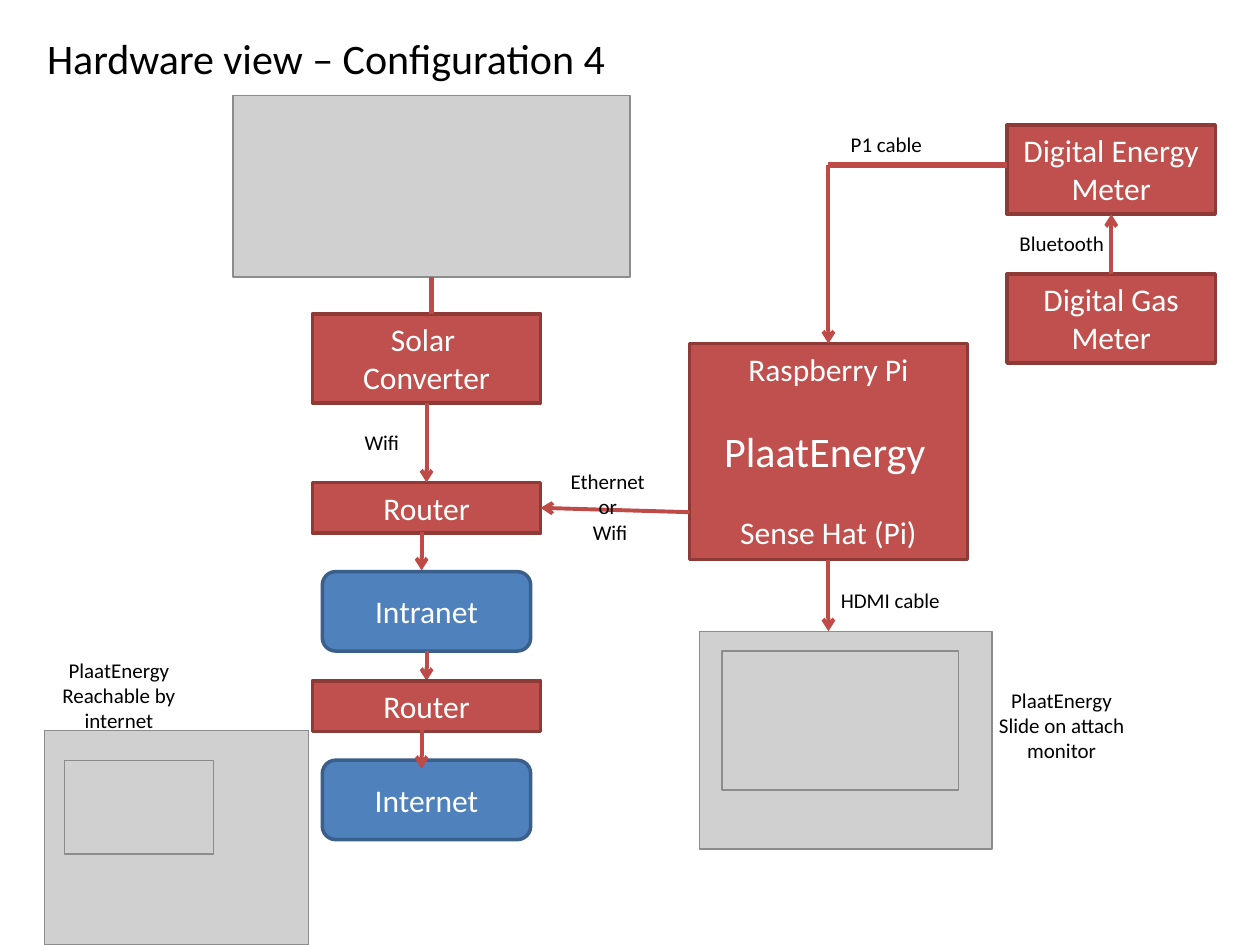
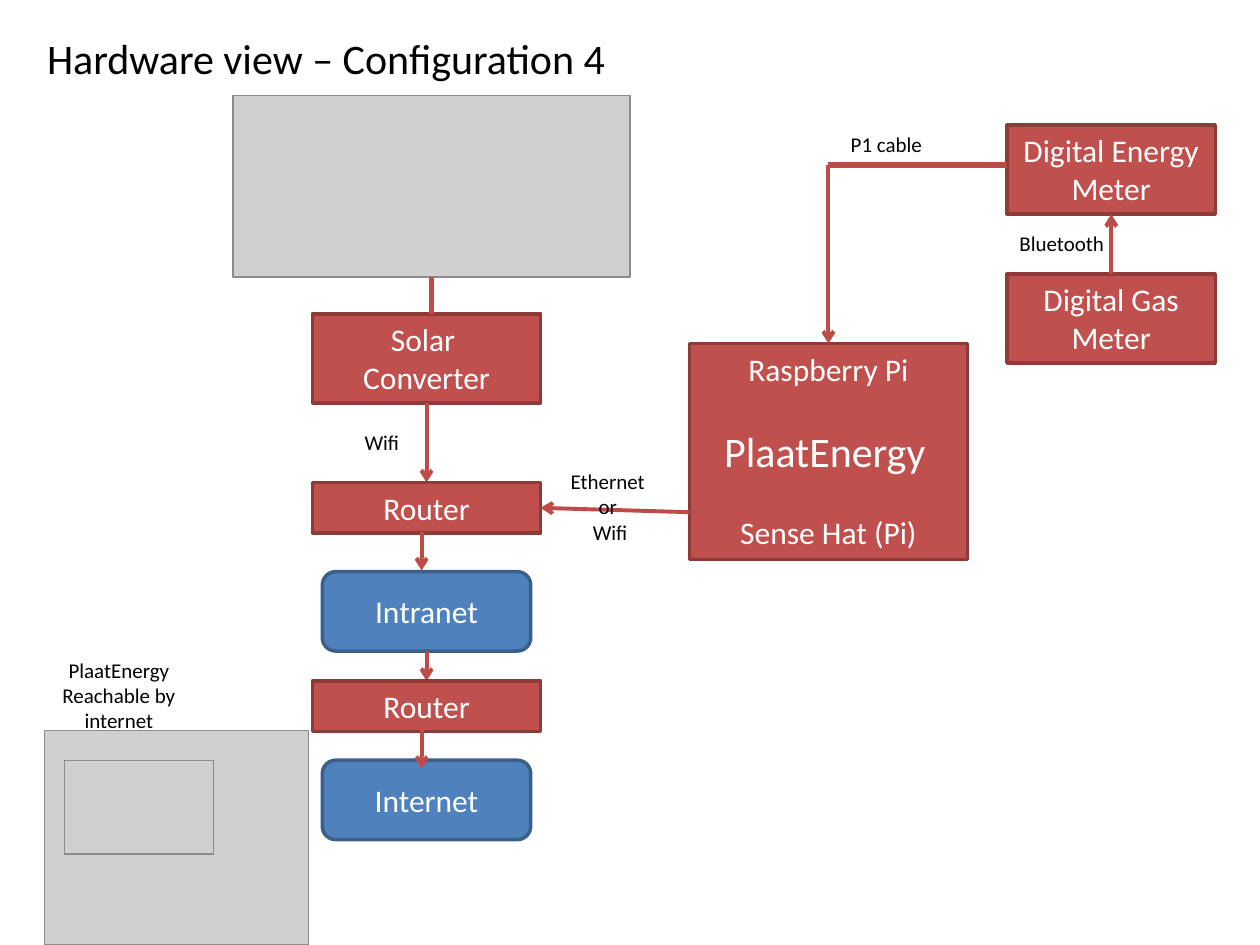
Before and after one commit to plaatsoft/plaatenergy, a slide deck: slide 8 of doc/ppt/PlaatEnergy Design.pptx. Drawn at 1260x945 pixels with LibreOffice and Linux fonts; fonts in the diff are those of the drawing; grey boxes stand for pictures. Boxes give left, top, right and bottom in pixels: in the first picture for what was removed or moved away, otherwise in the second. Text is boxed around its words. In the diff, an @@ line names an element or a change of style, - is before the commit and + after.

```diff
--- a/doc/ppt/PlaatEnergy Design.pptx
+++ b/doc/ppt/PlaatEnergy Design.pptx
@@ arrow removed from (828, 559) to (828, 631) @@
@@ text removed at (841, 593, 940, 608) @@
-HDMI cable
@@ picture removed at (699, 631, 992, 849) @@
@@ picture removed at (722, 651, 959, 790) @@
@@ text removed at (999, 693, 1124, 758) @@
-PlaatEnergy
-Slide on attach
-monitor
```
Also in this commit, not shown: 1 other slide changed, 9 other files.
